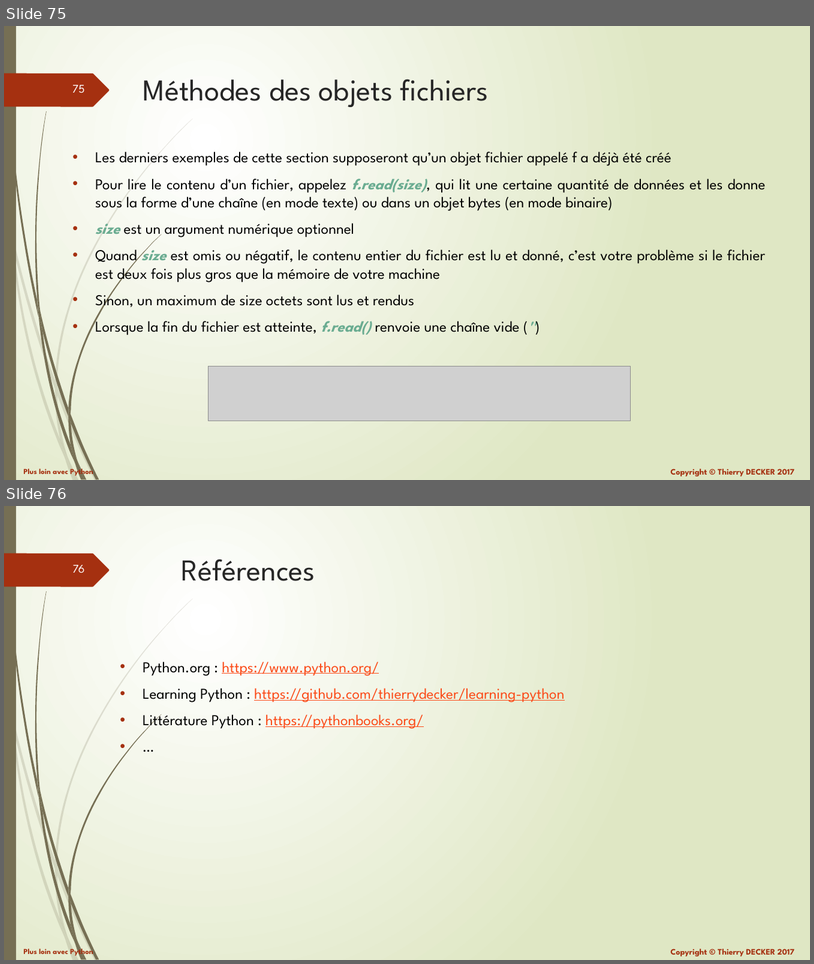
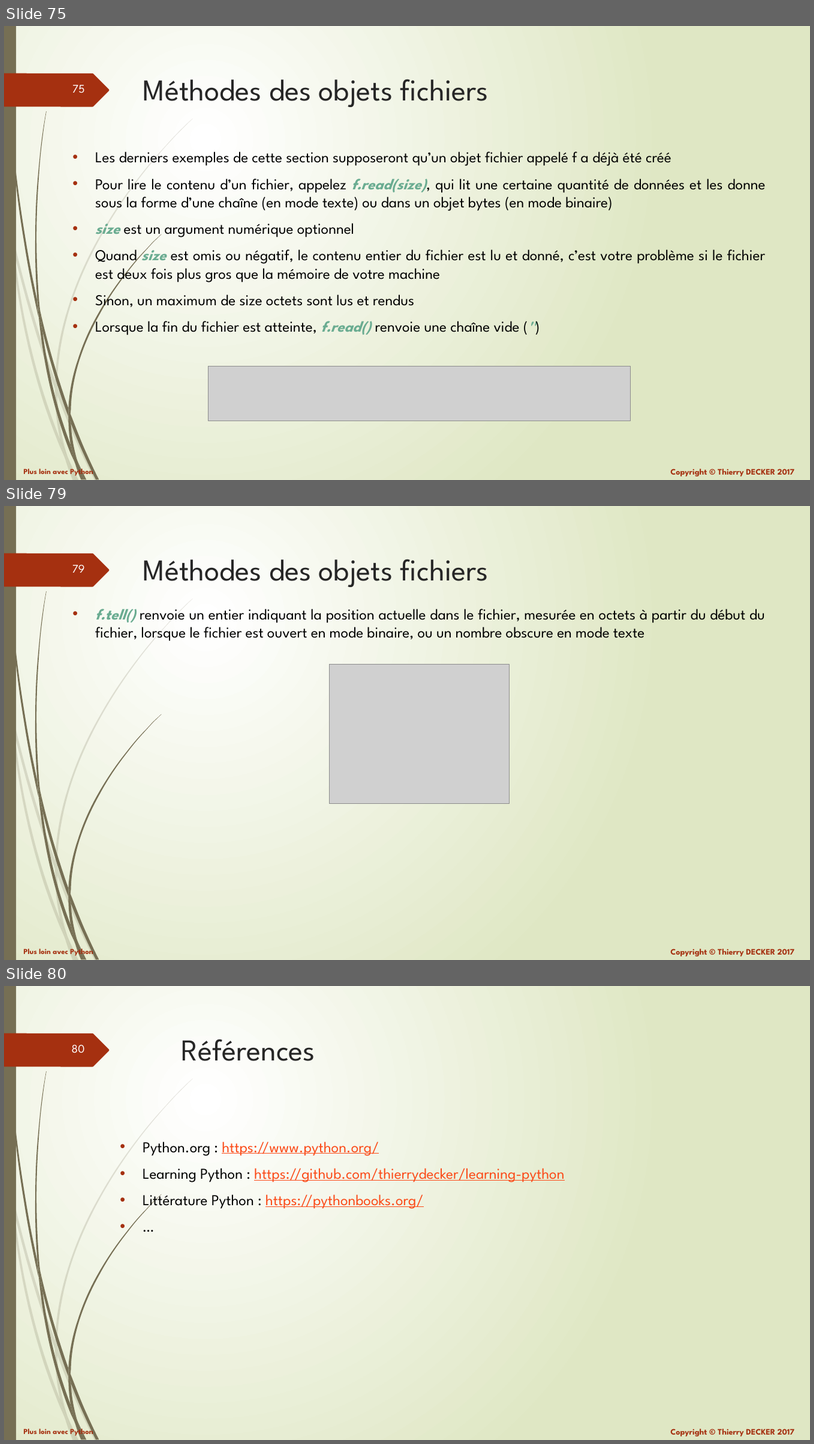
Before and after one commit to VikmanTheRacoon/learning-python, a slide deck: documentations/python-102.pptx. Shown one above the other, each under a label of ours: slides 75 and 76 before the commit, slides 75, 79 and 80 after it; the slides between them are not shown. The pictures are 814x964 and 814x1444 pixels, drawn with LibreOffice and Linux fonts; fonts in the diff are those of the drawing; grey boxes stand for pictures. Boxes give left, top, right and bottom in pixels: in the first picture for what was removed or moved away, otherwise in the second. Text is boxed around its words. In the diff, an @@ line names an element or a change of style, - is before the commit and + after.

```diff
--- a/documentations/python-102.pptx
+++ b/documentations/python-102.pptx
@@ slide 79 added at (4,506,810,960), background gradient #FFFFFF to #DFE8C4; not listed: 27 template elements that a slide beside it also shows @@
@@ title added at (143,559,489,587), 36 pt, text #262626 @@
+Méthodes des objets fichiers
@@ text added at (95,609,765,641), 18 pt, text #000000 @@
+• f.tell() renvoie un entier indiquant la position actuelle dans le fichier, mesurée en octets à partir du début du fichier, lorsque le fichier est ouvert en mode binaire, ou un nombre obscure en mode texte
@@ picture added at (330,664,510,803) @@
@@ what was slide 76 is now slide 80 @@
@@ page number at (72,1045,85,1053): text changed @@
-76
+80
```
Also in this commit, not shown: 3 other slides added, 1 other file.
